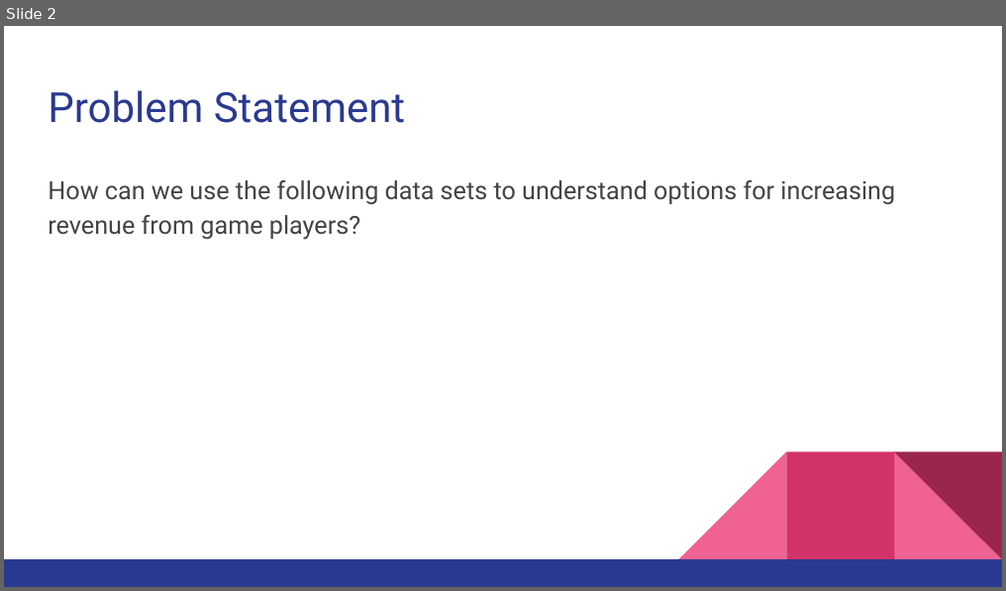
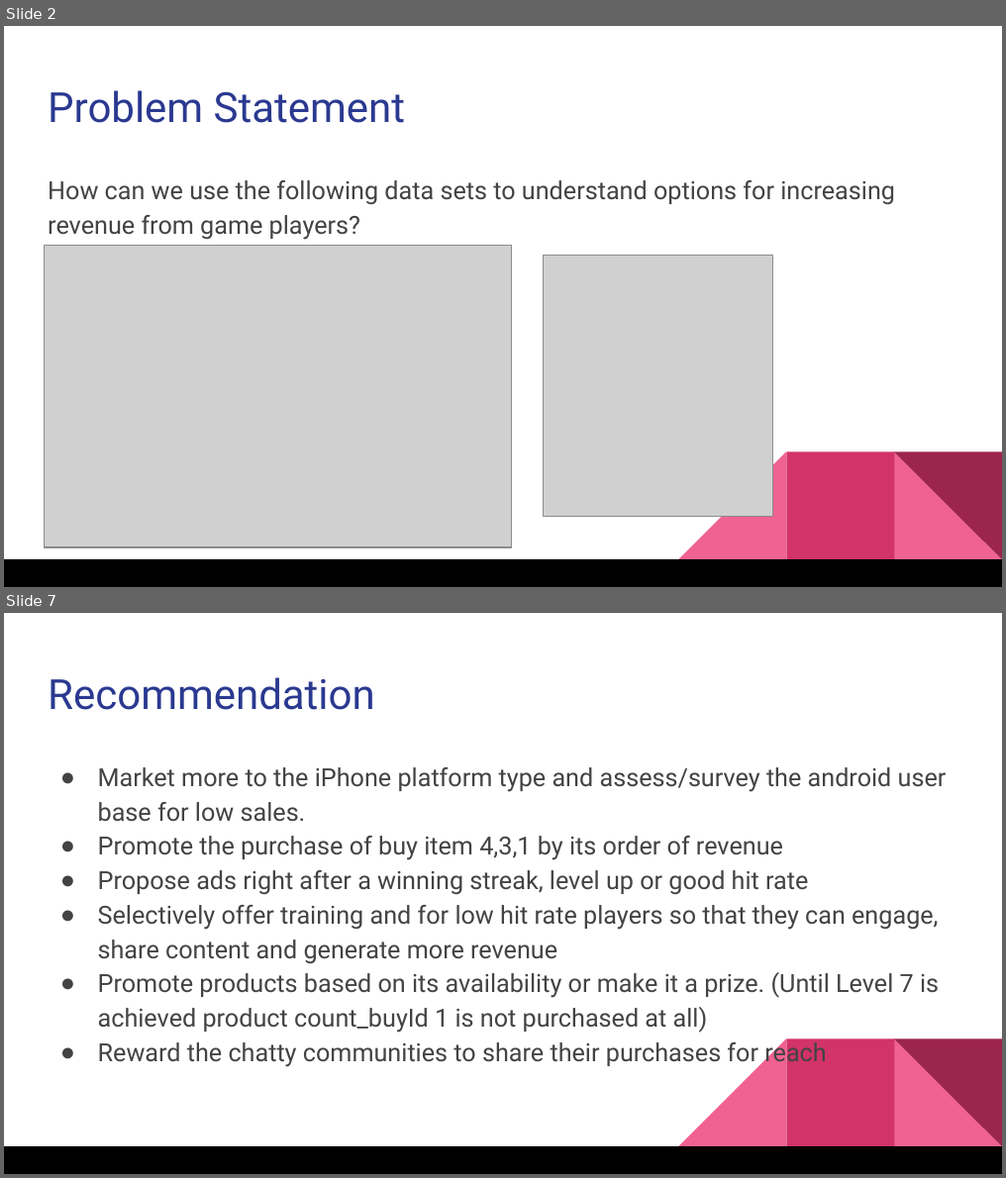
Before and after one commit to karmarv/coursera, a slide deck: big-data-capstone/submissions/Coursera-BigData-Capstone-Student-Submission-Final-Presentation.pptx. Shown one above the other, each under a label of ours: slide 2 before the commit, slides 2 and 7 after it; the slides between them are not shown. The pictures are 1006x591 and 1006x1178 pixels, drawn with LibreOffice and Linux fonts; fonts in the diff are those of the drawing; grey boxes stand for pictures. Boxes give left, top, right and bottom in pixels: in the first picture for what was removed or moved away, otherwise in the second. Text is boxed around its words. In the diff, an @@ line names an element or a change of style, - is before the commit and + after.

```diff
--- a/big-data-capstone/submissions/Coursera-BigData-Capstone-Student-Submission-Final-Presentation.pptx
+++ b/big-data-capstone/submissions/Coursera-BigData-Capstone-Student-Submission-Final-Presentation.pptx
@@ slide 7 added at (4, 613, 1002, 1174), background #FFFFFF; not listed: 5 template elements that a slide beside it also shows @@
@@ text added at (48, 677, 375, 710), 30 pt, text #2A3990 @@
+Recommendation
@@ text added at (98, 767, 946, 1067), 18 pt, text #434343 @@
+● Market more to the iPhone platform type and assess/survey the android user base for low sales.
+● Promote the purchase of buy item 4,3,1 by its order of revenue
+● Propose ads right after a winning streak, level up or good hit rate
+● Selectively offer training and for low hit rate players so that they can engage, share content and generate more revenue
+● Promote products based on its availability or make it a prize. (Until Level 7 is achieved product count_buyId 1 is not purchased at all)
+● Reward the chatty communities to share their purchases for reach
@@ slide 2 changed as well @@
@@ picture added at (44, 246, 512, 548) @@
@@ picture added at (543, 256, 772, 517) @@
@@ rectangle at (4, 560, 1002, 586): fill #2A3990 to #000000 @@
```
Also in this commit, not shown: 4 other slides changed, 1 other slide added, 2 slides removed, 13 other files.
